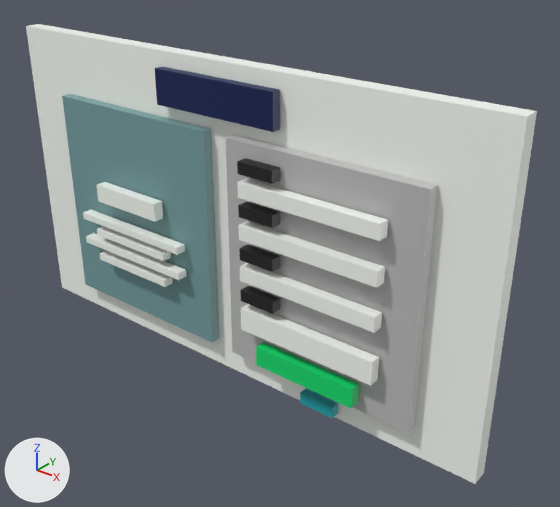
What one commit did to the glTF model public/models/mc3.glb.
Camera for both pictures: a 50 mm camera at (17.5, -18.9, 17.3) aimed at (1.9, 0.5, 5.2). Arrows for +X, +Y and +Z are at lower left; the lights stay in place. Where no turn or scale is listed for an object, it has been applied to the vertices.
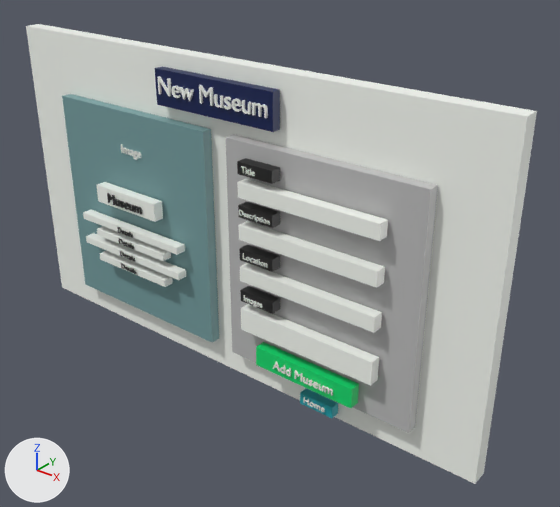
Commit message: text on projects

Boxes (x1, y1, x2, y2) around the edits, measured in the pictures (560 x 507 px):
'Text', added: after (157, 76, 268, 118)
'Text.010', added: after (272, 361, 333, 396)
'Text.001', added: after (107, 193, 142, 215)
'Text.012', added: after (121, 144, 142, 160)
'Text.007', added: after (239, 209, 270, 225)
'Text.008', added: after (243, 253, 268, 268)
'Text.011', added: after (303, 397, 325, 412)
'Text.009', added: after (244, 295, 263, 308)
'Text.002', added: after (117, 227, 133, 238)
'Text.005', added: after (121, 263, 136, 274)
'Text.003', added: after (119, 238, 134, 249)
'Text.004', added: after (120, 251, 135, 262)
'Text.006', added: after (241, 166, 255, 176)

The change, as a list of edits to the scene's bpy script:
```text
Add me_text_012:
    me_text_012.from_pydata(...)  # 1280 vertices, 2556 faces; spans x 0.036..1.11, y -0.029..0.029, z -0.11..0.326
    me_text_012.materials.append(mat_material)  # white #fcfff8
Add me_text_011:
    me_text_011.from_pydata(...)  # 628 vertices, 1248 faces; spans x 0.028..0.925, y -0.022..0.022, z -0.003..0.252
    me_text_011.materials.append(mat_material)  # white #fcfff8
Add me_text_010:
    me_text_010.from_pydata(...)  # 1268 vertices, 2516 faces; spans x 0.0..2.55, y -0.03..0.03, z 0.0..0.33
    me_text_010.materials.append(mat_material)  # white #fcfff8
Add me_text_009:
    me_text_009.from_pydata(...)  # 1548 vertices, 3088 faces; spans x 0.024..0.848, y -0.019..0.019, z -0.072..0.214
    me_text_009.materials.append(mat_material)  # white #fcfff8
Add me_text_008:
    me_text_008.from_pydata(...)  # 1274 vertices, 2524 faces; spans x 0.023..1.084, y -0.019..0.019, z -0.003..0.214
    me_text_008.materials.append(mat_material)  # white #fcfff8
Add me_text_007:
    me_text_007.from_pydata(...)  # 1666 vertices, 3296 faces; spans x 0.021..1.308, y -0.017..0.017, z -0.064..0.189
    me_text_007.materials.append(mat_material)  # white #fcfff8
Add me_text_006:
    me_text_006.from_pydata(...)  # 442 vertices, 864 faces; spans x 0.005..0.572, y -0.019..0.019, z -0.003..0.214
    me_text_006.materials.append(mat_material)  # white #fcfff8
Add me_text_005:
    me_text_005.from_pydata(...)  # 1150 vertices, 2280 faces; spans x 0.024..0.871, y -0.019..0.019, z -0.003..0.214
    me_text_005.materials.append(mat_material_003)  # black #1d1d1d
Add me_text_001:
    me_text_001.from_pydata(...)  # 934 vertices, 1848 faces; spans x 0.04..1.91, y -0.03..0.03, z -0.01..0.39
    me_text_001.materials.append(mat_material_003)  # black #1d1d1d
Add me_text:
    me_text.from_pydata(...)  # 1178 vertices, 2328 faces; spans x 0.06..4.89, y -0.05..0.05, z -0.01..0.59
    me_text.materials.append(mat_material)  # white #fcfff8
Add ob_text_012:
    ob_text_012 = bpy.data.objects.new('Text.012', me_text_012)
    ob_text_012.location = (-4.72, -0.78, 7.97)
Add ob_text_011:
    ob_text_011 = bpy.data.objects.new('Text.011', me_text_011)
    ob_text_011.location = (4.0, -0.78, 0.49)
Add ob_text_010:
    ob_text_010 = bpy.data.objects.new('Text.010', me_text_010)
    ob_text_010.location = (3.04, -1.3, 1.82)
Add ob_text_009:
    ob_text_009 = bpy.data.objects.new('Text.009', me_text_009)
    ob_text_009.location = (1.74, -1.3, 4.08)
Add ob_text_008:
    ob_text_008 = bpy.data.objects.new('Text.008', me_text_008)
    ob_text_008.location = (1.74, -1.3, 5.69)
Add ob_text_007:
    ob_text_007 = bpy.data.objects.new('Text.007', me_text_007)
    ob_text_007.location = (1.62, -1.3, 7.28)
Add ob_text_006:
    ob_text_006 = bpy.data.objects.new('Text.006', me_text_006)
    ob_text_006.location = (1.76, -1.3, 8.78)
Add ob_text_005:
    ob_text_005 = bpy.data.objects.new('Text.005', me_text_005)
    ob_text_005.location = (-4.73, -1.3, 3.3)
Add ob_text_004:
    ob_text_004 = bpy.data.objects.new('Text.004', me_text_005.copy())
    ob_text_004.location = (-4.73, -1.3, 3.84)
Add ob_text_003:
    ob_text_003 = bpy.data.objects.new('Text.003', me_text_005.copy())
    ob_text_003.location = (-4.73, -1.3, 4.38)
Add ob_text_002:
    ob_text_002 = bpy.data.objects.new('Text.002', me_text_005.copy())
    ob_text_002.location = (-4.73, -1.3, 4.87)
Add ob_text_001:
    ob_text_001 = bpy.data.objects.new('Text.001', me_text_001)
    ob_text_001.location = (-5.15, -1.3, 6.0)
Add ob_text:
    ob_text = bpy.data.objects.new('Text', me_text)
    ob_text.location = (-2.47, -0.75, 10.57)
```
